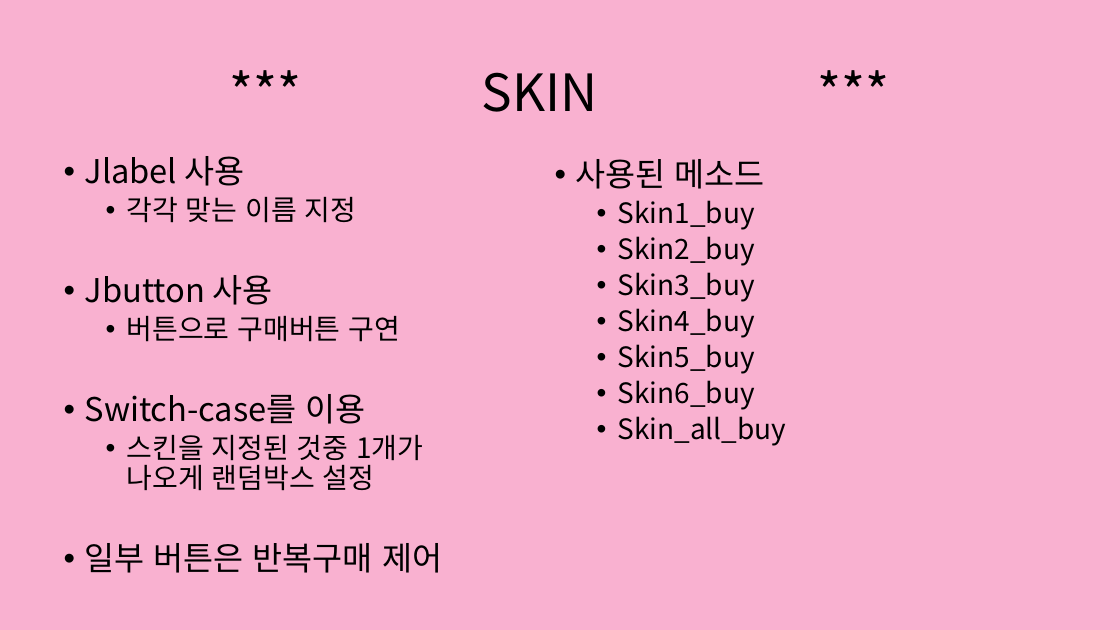
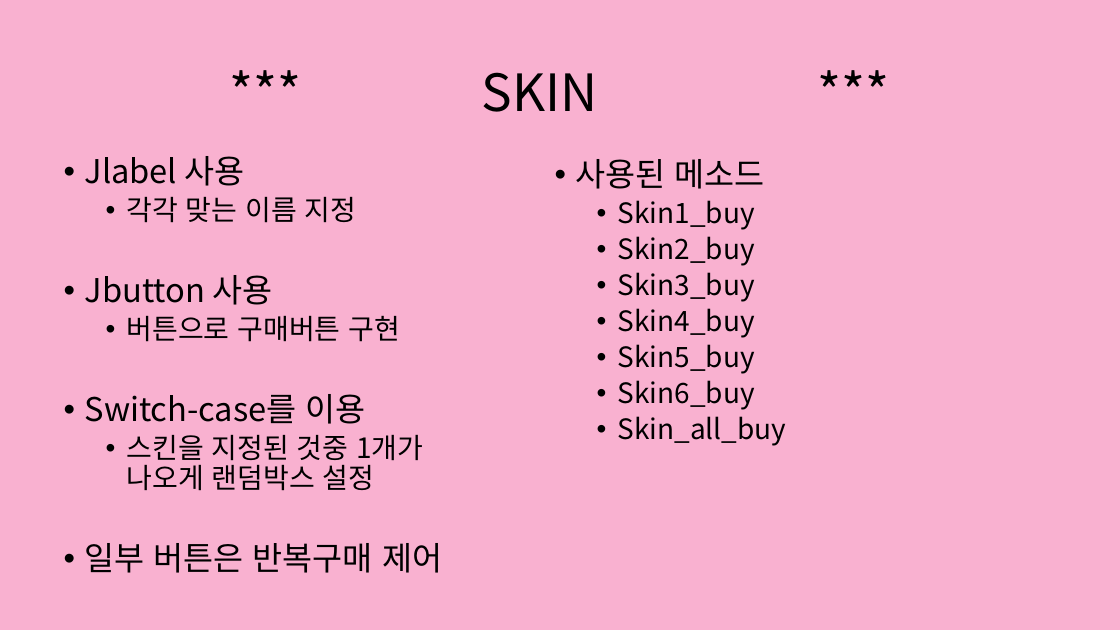
Before and after one commit to yongbin0228/TeamProject, a slide deck: slide 25 of 파댕이 키우기.pptx. Drawn at 1120x630 pixels with LibreOffice and Linux fonts; fonts in the diff are those of the drawing. Boxes give left, top, right and bottom in pixels: in the first picture for what was removed or moved away, otherwise in the second. Text is boxed around its words. In the diff, an @@ line names an element or a change of style, - is before the commit and + after.

```diff
--- a/파댕이 키우기.pptx
+++ b/파댕이 키우기.pptx
@@ text at [127, 315, 400, 342]: text changed @@
-  • 버튼으로 구매버튼 구연
+  • 버튼으로 구매버튼 구현
```
Also in this commit, not shown: 13 other slides changed.
